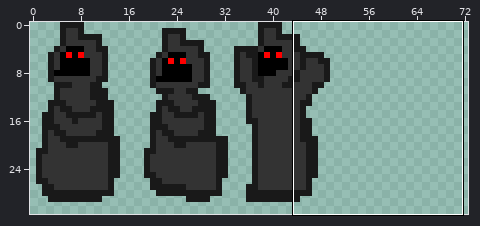
Two versions of one sprite sheet, gfx/wanderer.png. Above, an overview of the earlier version with the close-up marked.
Close-up. Old version:
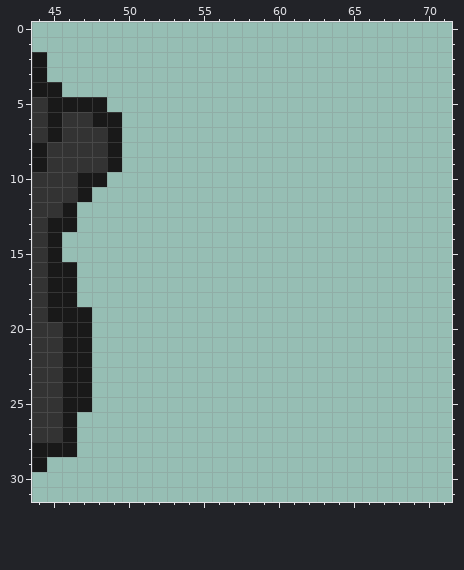
Shown: x 44..71, y 0..31. The wide view leaves out empty margins.
Once edited:
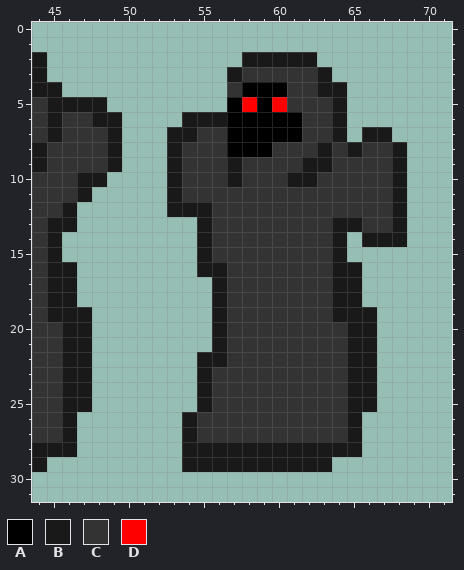
Palette (. is transparent): A #000000  B #191919  C #333333  D #ff0000
From old to new:
file 256x64 -> 128x32 pixels (blocks of 2x2 -> 1x1; one block is one cell here)
Colour A now appears in row 4 at x 58 to 60; in row 5 at x 57 and 59; in rows 6 to 7 at x 57 to 61; in row 8 at x 57 to 59.
Colour B now appears in row 2 at x 58 to 62; in row 3 at x 57 and 63; in row 4 at x 63 to 64; in row 5 at x 64; in row 6 at x 54 to 56 and 64; in row 7 at x 53 to 54, 64 and 66 to 67.
Colour B now appears in row 8 at x 53, 63, 65 and 68; in row 9 at x 53, 57, 62 to 63 and 68; in row 10 at x 53, 57, 61 to 62 and 68; in row 11 at x 53 and 68; in row 12 at x 53 to 55 and 68; in row 13 at x 55, 64 to 65 and 68.
Colour B now appears in row 14 at x 55, 64 and 66 to 68; in row 15 at x 55 and 64; in row 16 at x 55 to 56 and 64 to 65; in rows 17 to 18 at x 56 and 64 to 65; in row 19 at x 56 and 64 to 66; in rows 20 to 21 at x 56 and 65 to 66.
Colour B now appears in row 22 at x 55 to 56 and 65 to 66; in rows 23 to 25 at x 55 and 65 to 66; in rows 26 to 27 at x 54 and 65; in row 28 at x 54 to 65; in row 29 at x 54 to 63.
Colour C now appears in row 3 at x 58 to 62; in row 4 at x 57 and 61 to 62; in row 5 at x 61 to 63; in row 6 at x 62 to 63; in row 7 at x 55 to 56 and 62 to 63; in row 8 at x 54 to 56, 60 to 62, 64 and 66 to 67.
Colour C now appears in row 9 at x 54 to 56, 58 to 61 and 64 to 67; in row 10 at x 54 to 56, 58 to 60 and 63 to 67; in row 11 at x 54 to 67; in row 12 at x 56 to 67; in row 13 at x 56 to 63 and 66 to 67; in rows 14 to 15 at x 56 to 63.
Colour C now appears in rows 16 to 19 at x 57 to 63; in rows 20 to 22 at x 57 to 64; in rows 23 to 25 at x 56 to 64; in rows 26 to 27 at x 55 to 64.
Colour D now appears in row 5 at x 58 and 60.
